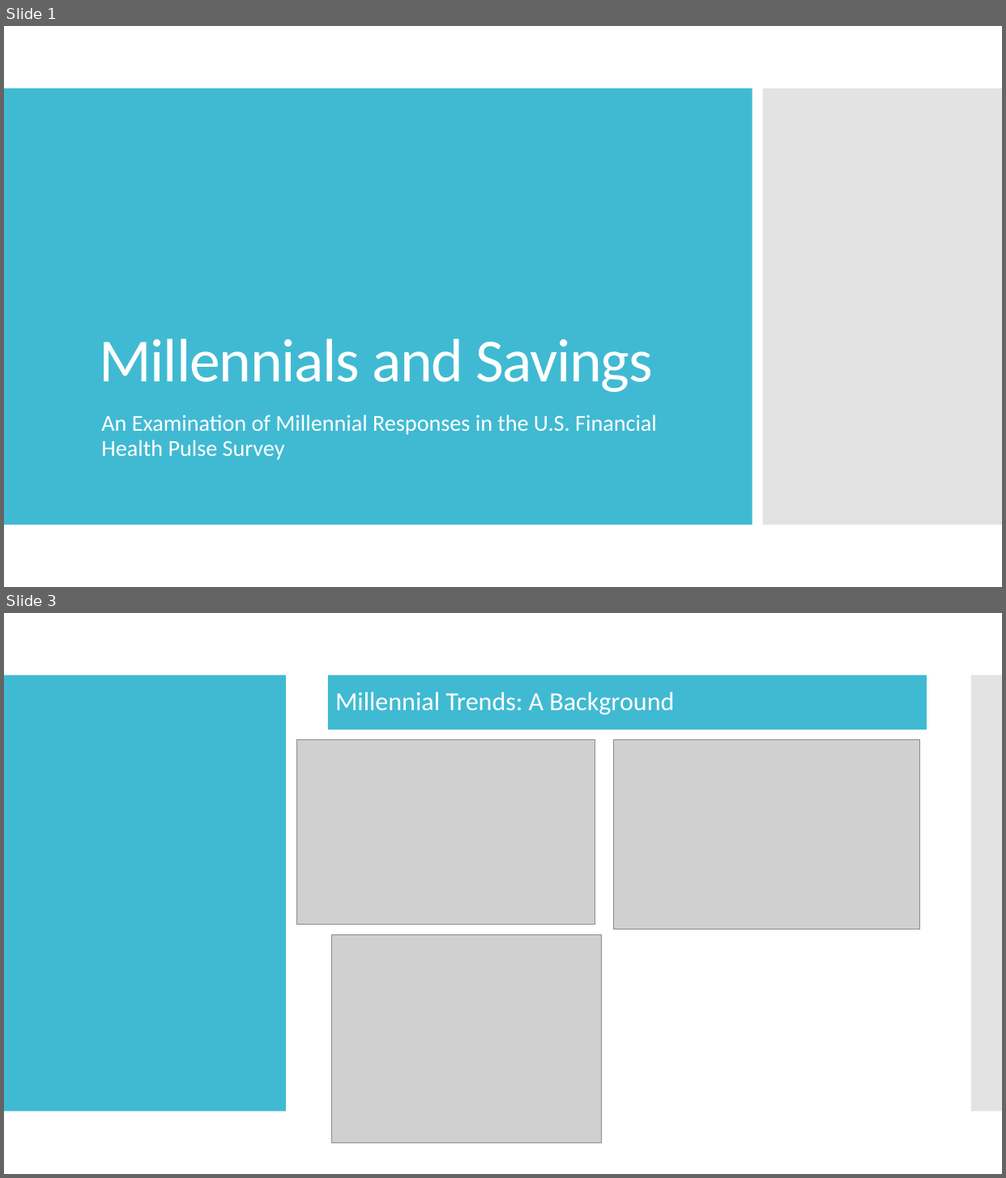
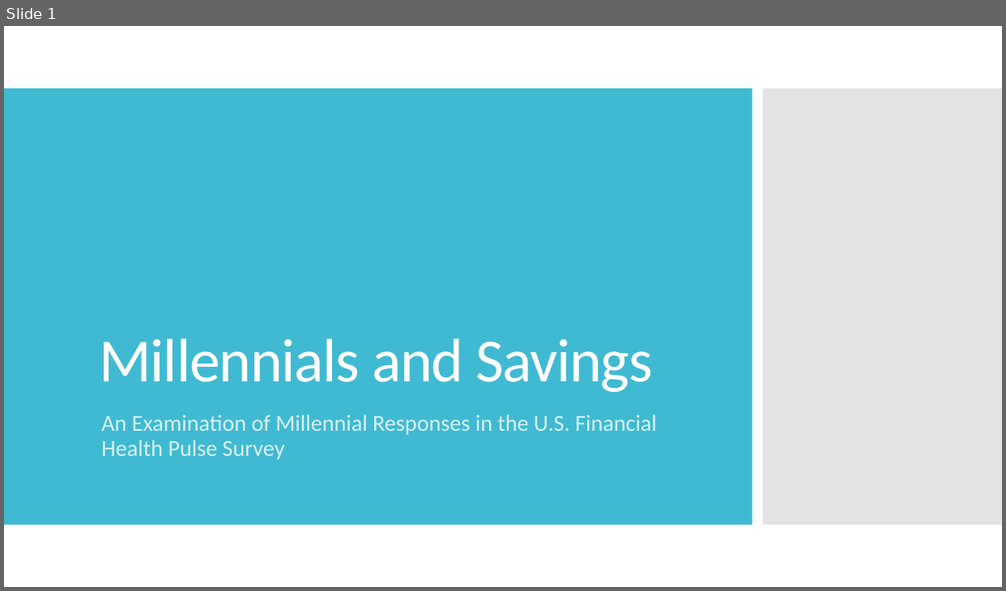
Before and after one commit to jazzstep/CFSI-USHPS-MillSavings, a slide deck: Millennials and Savings.pptx. Shown one above the other, each under a label of ours: slides 1 and 3 before the commit, slide 1 after it; the slides between them are not shown. The pictures are 1006x1178 and 1006x591 pixels, drawn with LibreOffice and Linux fonts; fonts in the diff are those of the drawing; grey boxes stand for pictures. Boxes give left, top, right and bottom in pixels: in the first picture for what was removed or moved away, otherwise in the second. Text is boxed around its words. In the diff, an @@ line names an element or a change of style, - is before the commit and + after.

```diff
--- a/Millennials and Savings.pptx
+++ b/Millennials and Savings.pptx
@@ slide 3 removed at box(4, 613, 1002, 1174), background #FFFFFF @@
@@ rectangle removed at box(4, 675, 286, 1112) @@
@@ text removed at box(328, 675, 927, 730) @@
-Millennial Trends: A Background
@@ rectangle removed at box(971, 675, 1002, 1112) @@
@@ picture removed at box(296, 739, 594, 924) @@
@@ picture removed at box(613, 739, 919, 930) @@
@@ picture removed at box(331, 935, 602, 1143) @@
@@ slide 1 changed as well @@
@@ subtitle "An Examination of Millennial Responses ..." at box(101, 415, 657, 460): text colour #FFFFFF to #D9F1F6 @@
```
Also in this commit, not shown: 1 other slide changed, 3 slides added, 3 other slides removed, 8 other files.
